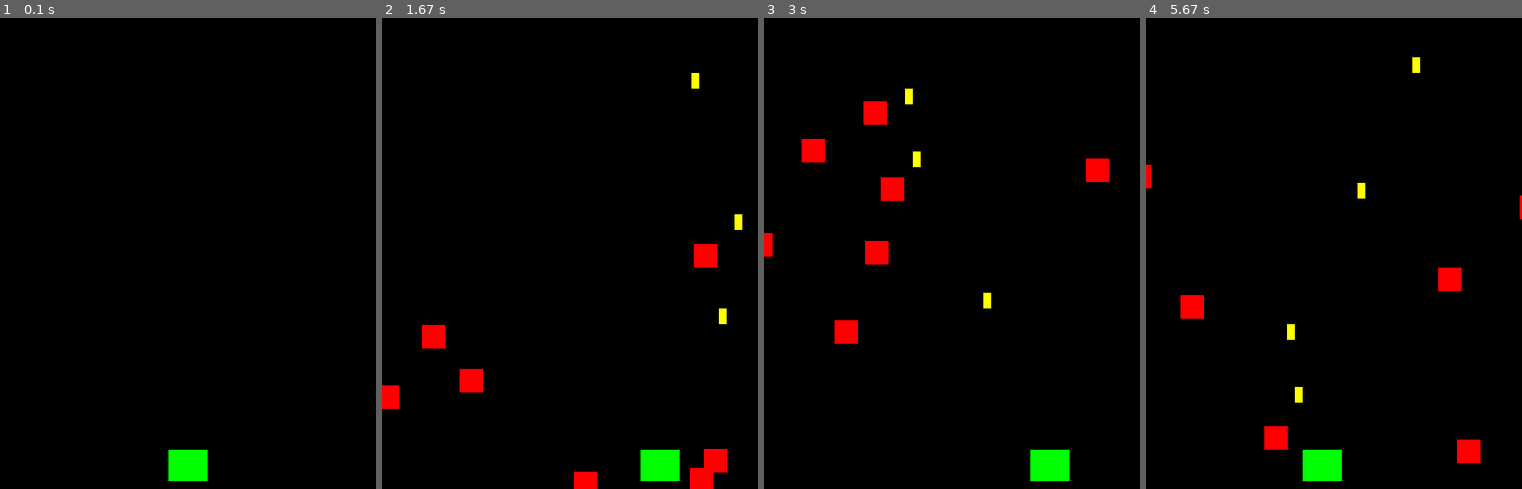
Above: before the commit, frames 1-4 (left to right).
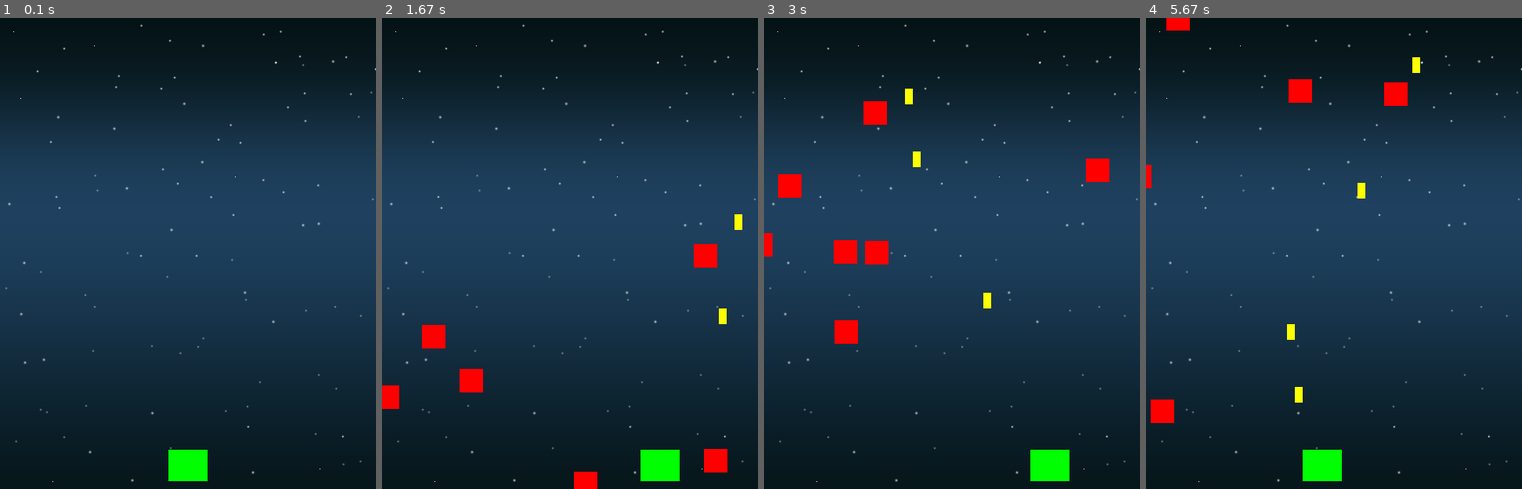
Above: after the commit, the same moments.

Repository: michkowalczuk/pykosz-space-shooter
Game: pygame game, started from space_shooter.py
Two runs of this game, one before a commit and one after it. Both use one fixed random seed, a clock stepped at 60 frames per second and the inputs below.
Inputs:
- Up to frame 1 (0.1 s): no input
- Up to frame 2 (1.67 s): hold Right 0.33-0.8 s; hold Right 0.83-1.3 s; tap Space at 0.9, 1.2, 1.4 s; hold Left from 1.33 s (still down)
- Up to frame 3 (3 s): tap Space at 1.7, 1.97, 2.27, 2.4, 2.7 s; release Left at 1.87 s; hold Left 1.9-2.3 s; hold Right 2.33-2.97 s
- Up to frame 4 (5.67 s): hold Left 3-3.47 s; tap Space at 3.07, 3.37, 3.57, 3.87, 4.07, 4.37, 4.57, 4.87, 5.13, 5.43, 5.57 s; hold Right 3.5-3.97 s; hold Right 4-4.47 s; hold Left 4.5-5.03 s; hold Left 5.07-5.47 s; hold Right from 5.5 s (still down)

The runs differ from the first frame. In frame 1, 95% of the frame differs, in the area x 0-100%, y 1-100%; in frame 2, 93%; in frame 3, 93%; in frame 4, 95%.

Commit message:
PyKosz #13 - Space Shooter

Diff:
--- a/space_shooter.py
+++ b/space_shooter.py
@@ -9,9 +9,14 @@
 from pygame import Color
 import random
 import os
+from os import path
 
 # center window position
 os.environ['SDL_VIDEO_CENTERED'] = '1'  # must be before pygame.init()!
+
+img_dir = path.join(path.dirname(__file__), 'img')
+snd_dir = path.join(path.dirname(__file__), 'snd')
+
 
 WIDTH = 480
 HEIGHT = 600
@@ -91,6 +96,13 @@
 pygame.display.set_caption("Pygame Template")
 clock = pygame.time.Clock()
 
+# load images
+background_img = pygame.image.load(path.join(img_dir, 'starfield.png')).convert()
+background_rect = background_img.get_rect()
+player_img = pygame.image.load(path.join(img_dir, 'playerShip1_orange.png')).convert()
+bullet_img = pygame.image.load(path.join(img_dir, 'laserRed16.png')).convert()
+meteor_img = pygame.image.load(path.join(img_dir, 'meteorBrown_med1.png')).convert()
+
 all_sprites = pygame.sprite.Group()
 player = Player()
 all_sprites.add(player)
@@ -122,8 +134,19 @@
     # UPDATE
     all_sprites.update()
 
+    hits = pygame.sprite.groupcollide(mobs, bullets, True, True)
+    for hit in hits:
+        mob = Mob()
+        all_sprites.add(mob)
+        mobs.add(mob)
+
+    hits = pygame.sprite.spritecollide(player, mobs, False)
+    if hits:
+        running = False
+
     # DRAW / RENDER
-    screen.fill(Color('black'))
+    # screen.fill(Color('black'))
+    screen.blit(background_img, background_rect)
     all_sprites.draw(screen)
 
     # *after* drawing everything, flip the display
